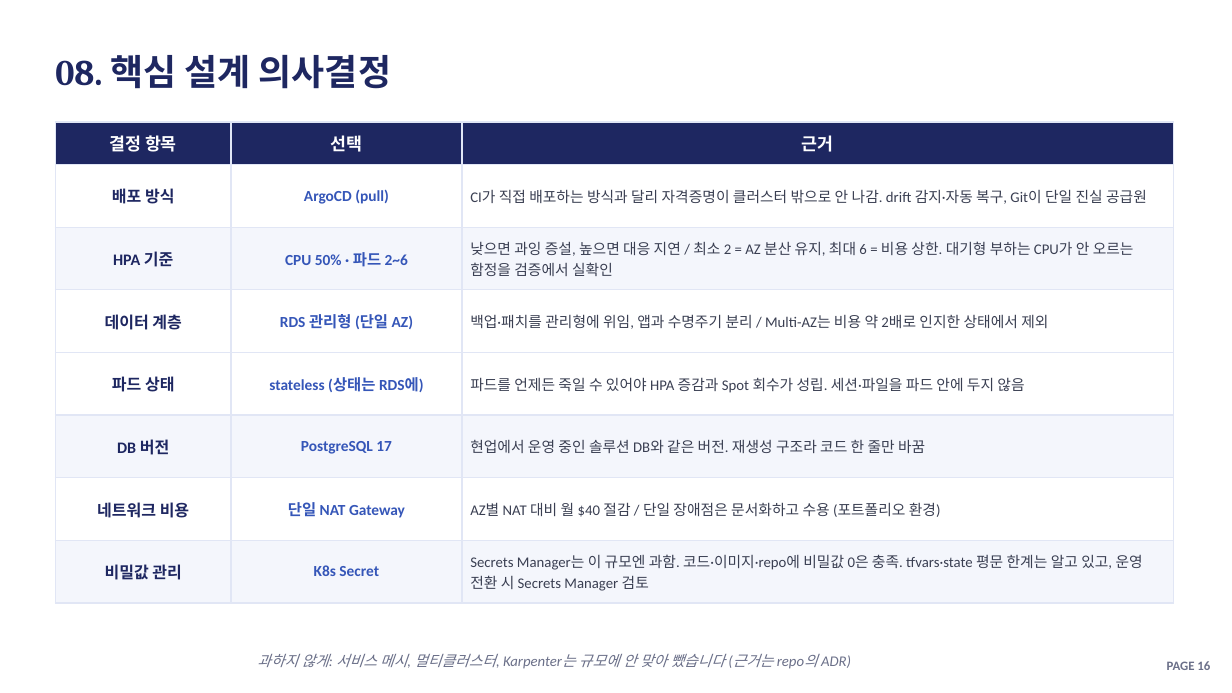
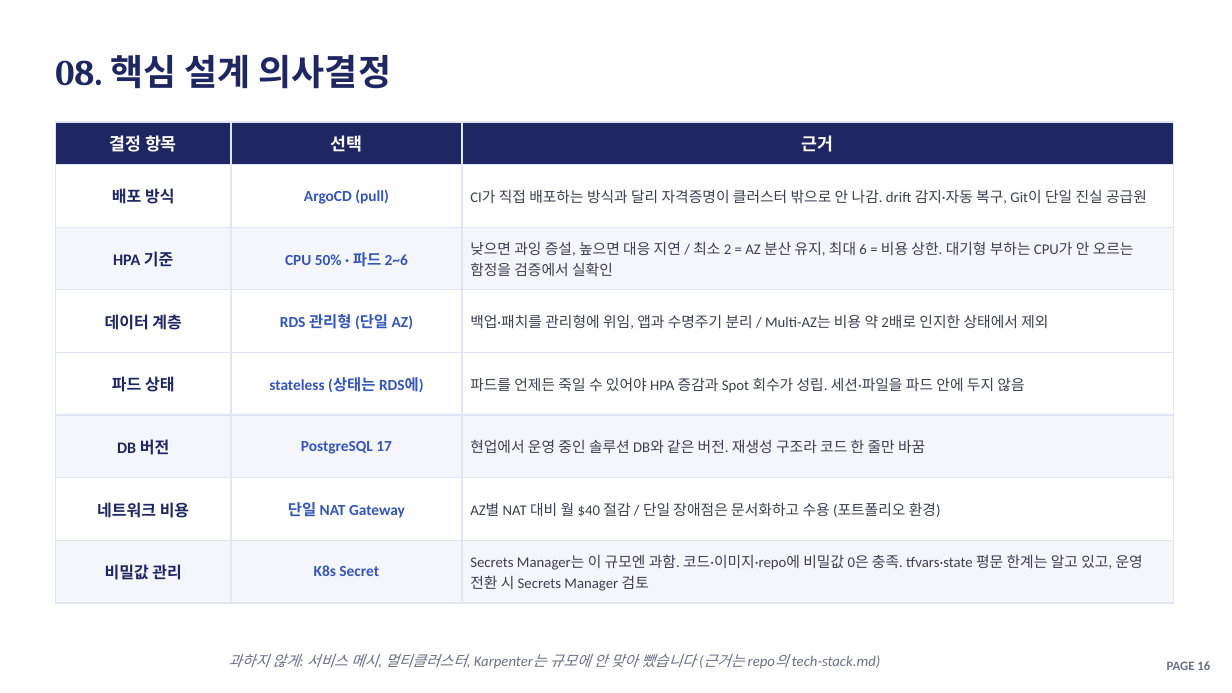
Before and after one commit to soc05272/eks-gitops-portfolio, a slide deck: slide 16 of docs/presentation.pptx. Drawn at 1232x693 pixels with LibreOffice and Linux fonts; fonts in the diff are those of the drawing. Boxes give left, top, right and bottom in pixels: in the first picture for what was removed or moved away, otherwise in the second. Text is boxed around its words. In the diff, an @@ line names an element or a change of style, - is before the commit and + after.

```diff
--- a/docs/presentation.pptx
+++ b/docs/presentation.pptx
@@ text at (x1=228, y1=654, x2=880, y2=668): text changed @@
-과하지 않게: 서비스 메시, 멀티클러스터, Karpenter는 규모에 안 맞아 뺐습니다 (근거는 repo의 ADR)
+과하지 않게: 서비스 메시, 멀티클러스터, Karpenter는 규모에 안 맞아 뺐습니다 (근거는 repo의 tech-stack.md)
```
Also in this commit, not shown: 8 other slides changed, 10 other files.
